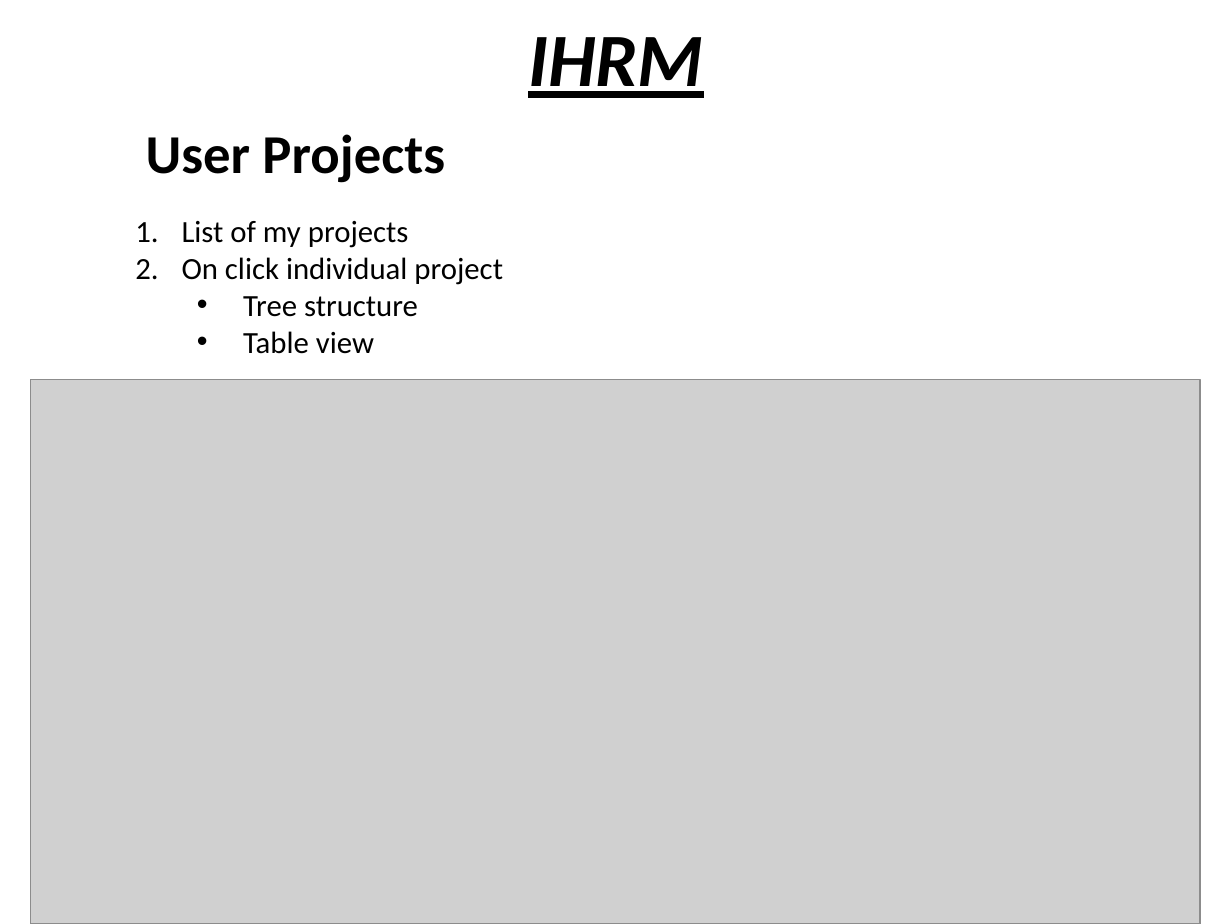
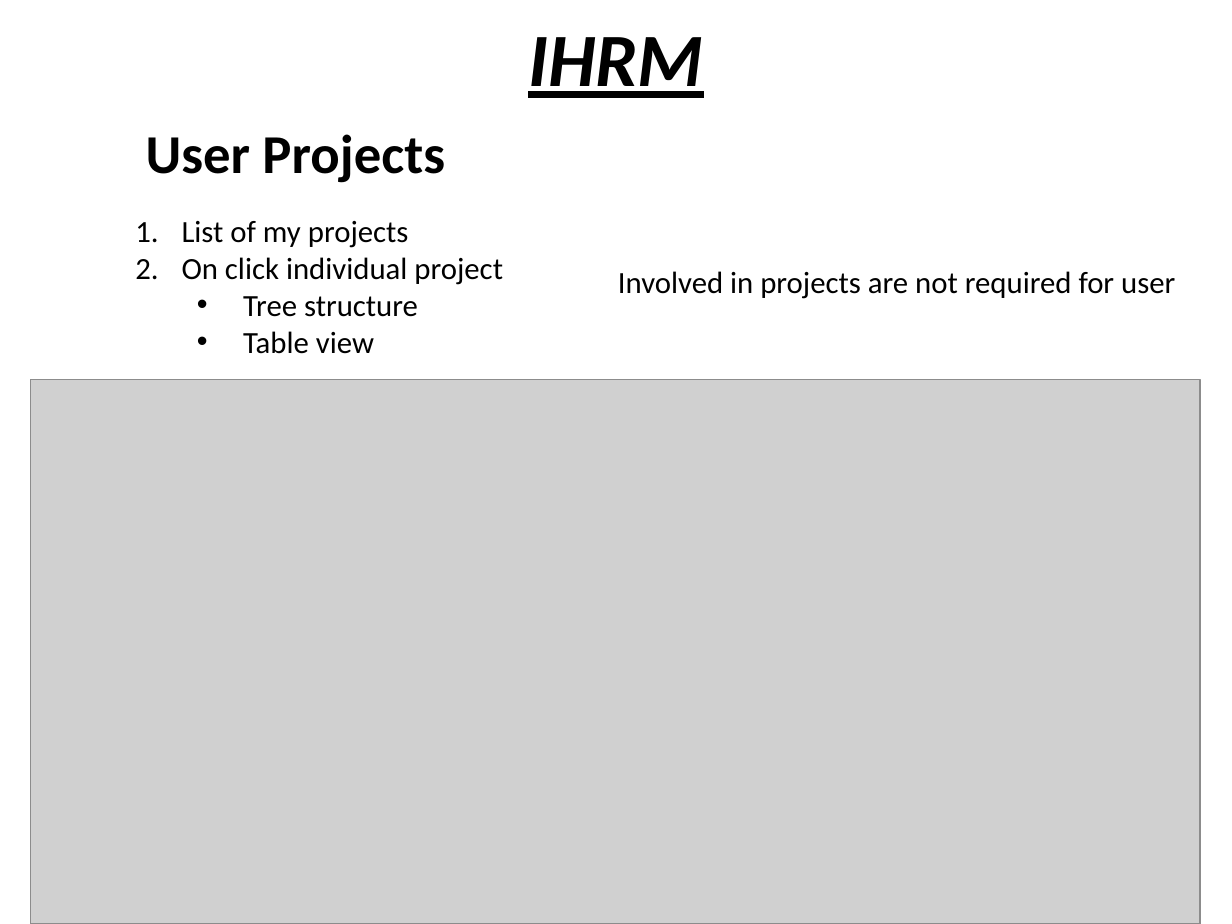
Before and after one commit to Thejesh-ivoyant/ihrm, a slide deck: slide 5 of IHRM ppt.pptx. Drawn at 1232x924 pixels with LibreOffice and Linux fonts; fonts in the diff are those of the drawing; grey boxes stand for pictures. Boxes give left, top, right and bottom in pixels: in the first picture for what was removed or moved away, otherwise in the second. Text is boxed around its words. In the diff, an @@ line names an element or a change of style, - is before the commit and + after.

Commit message:
ihrm ppt changes

```diff
--- a/IHRM ppt.pptx
+++ b/IHRM ppt.pptx
@@ text added at <box>618,271,1175,299</box>, 18 pt, text #000000 @@
+Involved in projects are not required for user
```
Also in this commit, not shown: 6 other slides changed.
